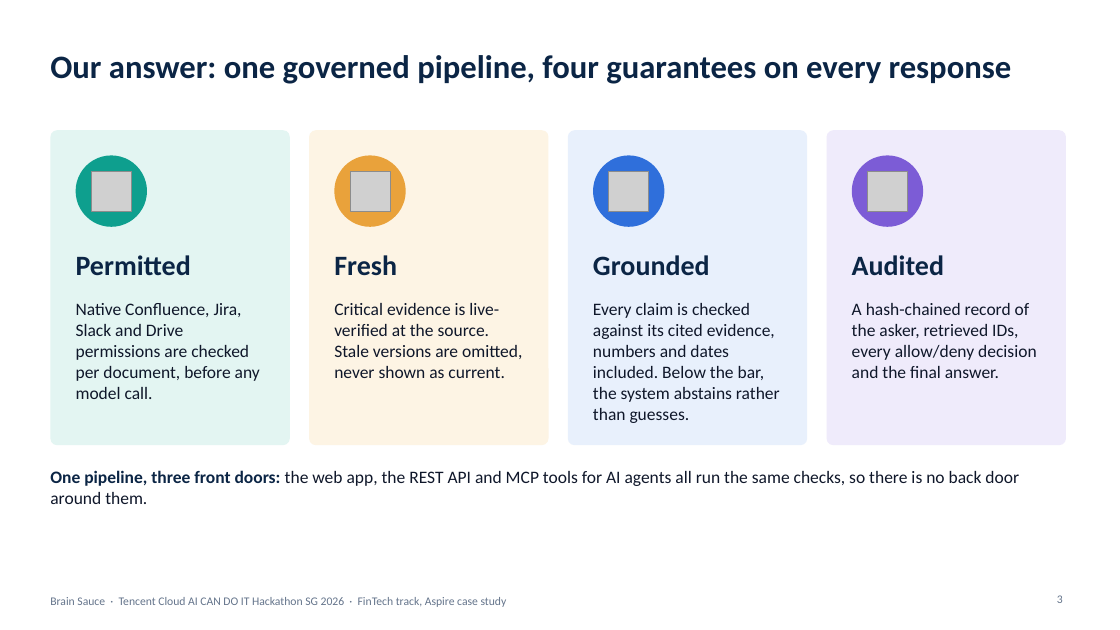
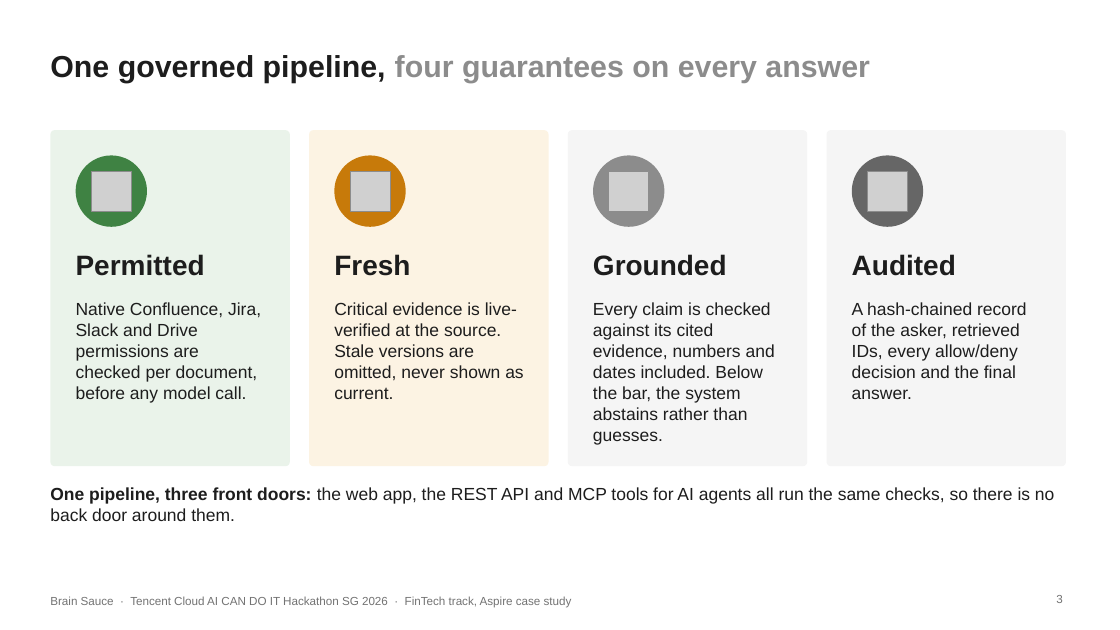
Before and after one commit to pavan2184/tencent-hack, a slide deck: slide 3 of docs/presentations/internal-brain-architecture-submission.pptx. Drawn at 1120x630 pixels with LibreOffice and Linux fonts; fonts in the diff are those of the drawing; grey boxes stand for pictures. Boxes give left, top, right and bottom in pixels: in the first picture for what was removed or moved away, otherwise in the second. Text is boxed around its words. In the diff, an @@ line names an element or a change of style, - is before the commit and + after.

```diff
--- a/docs/presentations/internal-brain-architecture-submission.pptx
+++ b/docs/presentations/internal-brain-architecture-submission.pptx
@@ title at (50, 55, 869, 83): text changed; size 28 to 26 pt; font Calibri to Arial; text colour #0B2545 to #8C8C8C @@
-Our answer: one governed pipeline, four guarantees on every response
+One governed pipeline, four guarantees on every answer
@@ rounded rectangle: place and size @@
-rounded rectangle at (50, 130, 290, 445)
+rounded rectangle at (50, 130, 290, 466)
@@ rounded rectangle at (50, 130, 290, 466): fill #E3F5F2 to #EAF3EA; proportions changed @@
@@ rounded rectangle: place and size @@
-rounded rectangle at (309, 130, 549, 445)
+rounded rectangle at (309, 130, 549, 466)
@@ rounded rectangle at (309, 130, 549, 466): fill #FDF4E4 to #FCF3E3; proportions changed @@
@@ rounded rectangle: place and size @@
-rounded rectangle at (568, 130, 807, 445)
+rounded rectangle at (568, 130, 807, 466)
@@ rounded rectangle at (568, 130, 807, 466): fill #E8F0FC to #F5F5F5; proportions changed @@
@@ rounded rectangle: place and size @@
-rounded rectangle at (827, 130, 1066, 445)
+rounded rectangle at (827, 130, 1066, 466)
@@ rounded rectangle at (827, 130, 1066, 466): fill #EFEBFB to #F5F5F5; proportions changed @@
@@ ellipse at (76, 155, 147, 227): fill #0E9F8E to #3F8243 @@
@@ ellipse at (334, 155, 406, 227): fill #E9A23B to #C77A0A @@
@@ ellipse at (593, 155, 665, 227): fill #2F6FDB to #8C8C8C @@
@@ ellipse at (852, 155, 923, 227): fill #7C5CD6 to #666666 @@
@@ font Calibri to Arial, text colour #0B2545 to #1D1D1D in 4 elements at (76, 254, 205, 276), (334, 254, 410, 276), (593, 254, 727, 276), (852, 254, 956, 276) @@
@@ font Calibri to Arial, text colour #0F172A to #1D1D1D in 4 elements at (76, 302, 261, 403), (334, 302, 523, 399), (593, 302, 775, 445), (852, 302, 1027, 399) @@
@@ text "One pipeline, three front doors: ...": place and size @@
-text "One pipeline, three front doors: ..." at (50, 470, 1019, 504)
+text "One pipeline, three front doors: ..." at (50, 487, 1054, 521)
@@ text "One pipeline, three front doors: ..." at (50, 487, 1054, 521): font Calibri to Arial; text colour #0B2545 to #1D1D1D in "One pipeline, three front doors:"; text colour #0F172A to #1D1D1D in "the web app, the REST API and ..." @@
@@ text "Brain Sauce · Tencent Cloud ..." at (50, 596, 572, 608): font Calibri to Arial, text colour #64748B to #737373 @@
@@ page number at (1056, 595, 1062, 603): font Calibri to Arial, text colour #64748B to #737373 @@
```
Also in this commit, not shown: 13 other slides changed, 6 other files.
